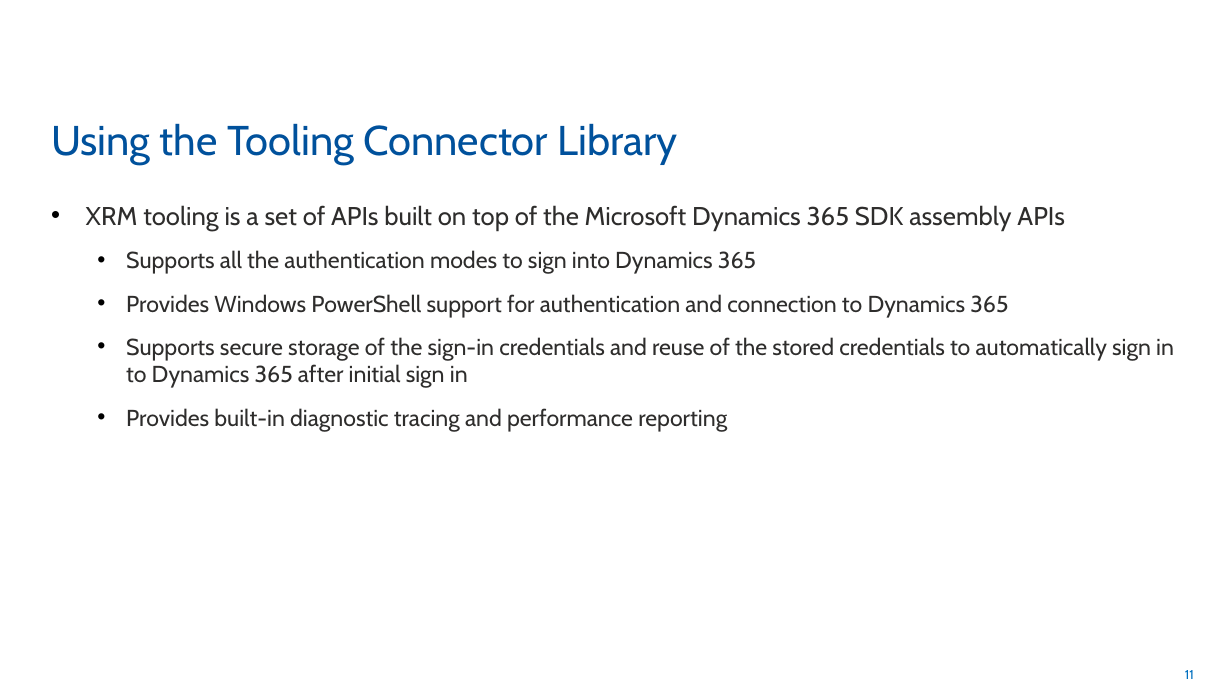
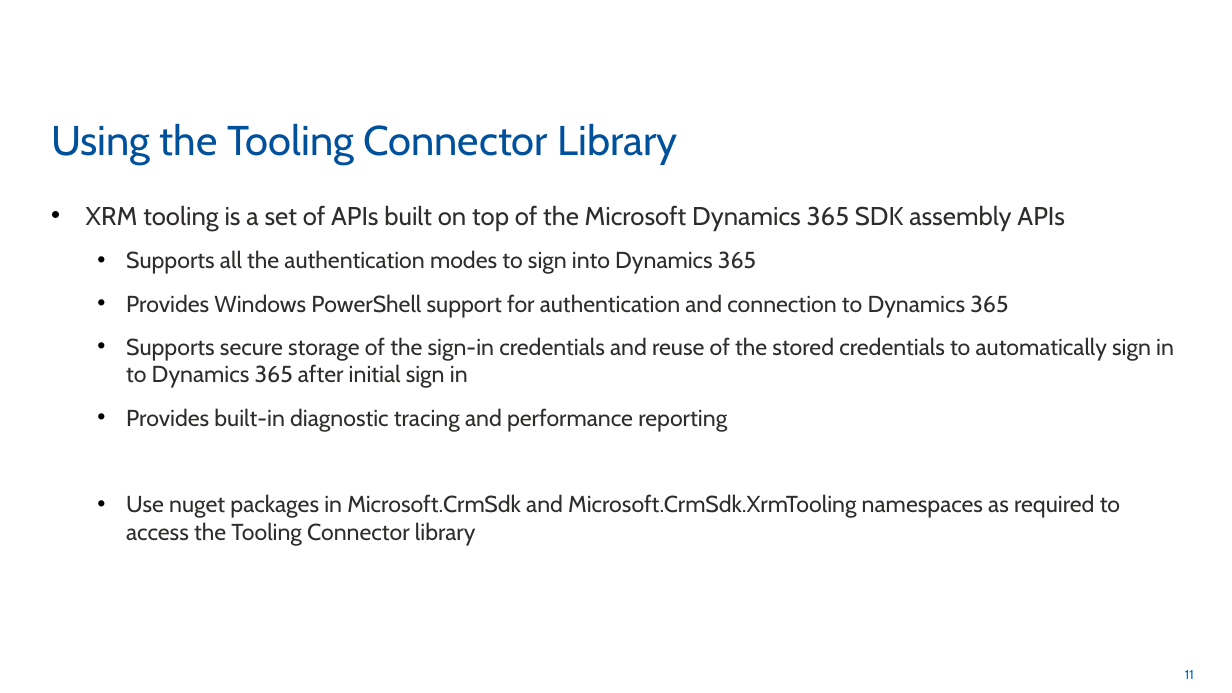
Before and after one commit to rogerhillgsy/CRMTraining, a slide deck: slide 11 of Documents/QA Powerpoints/Module 2.pptx. Drawn at 1232x693 pixels with LibreOffice and Linux fonts; fonts in the diff are those of the drawing. Boxes give left, top, right and bottom in pixels: in the first picture for what was removed or moved away, otherwise in the second. Text is boxed around its words. In the diff, an @@ line names an element or a change of style, - is before the commit and + after.

```diff
--- a/Documents/QA Powerpoints/Module 2.pptx
+++ b/Documents/QA Powerpoints/Module 2.pptx
@@ text at [126,494,1120,546]: paragraph added @@
+  • Use nuget packages in Microsoft.CrmSdk and Microsoft.CrmSdk.XrmTooling namespaces as required to access the Tooling Connector library
```
Also in this commit, not shown: 4 other slides changed, 1 other file.
